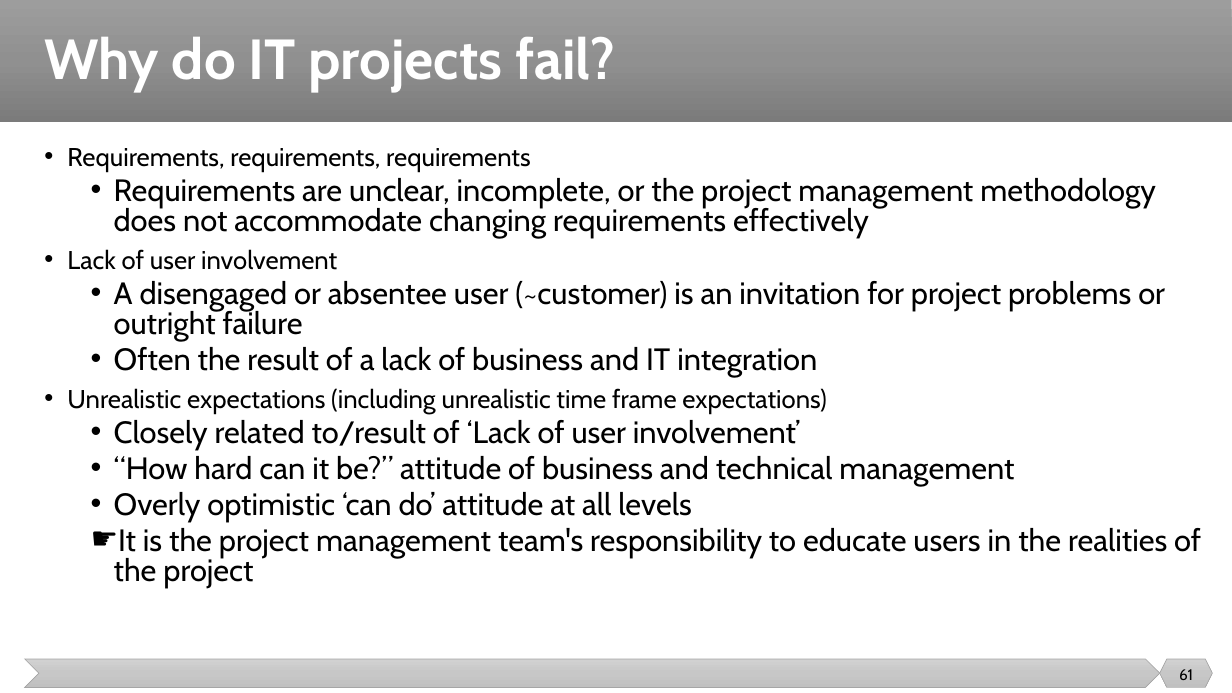
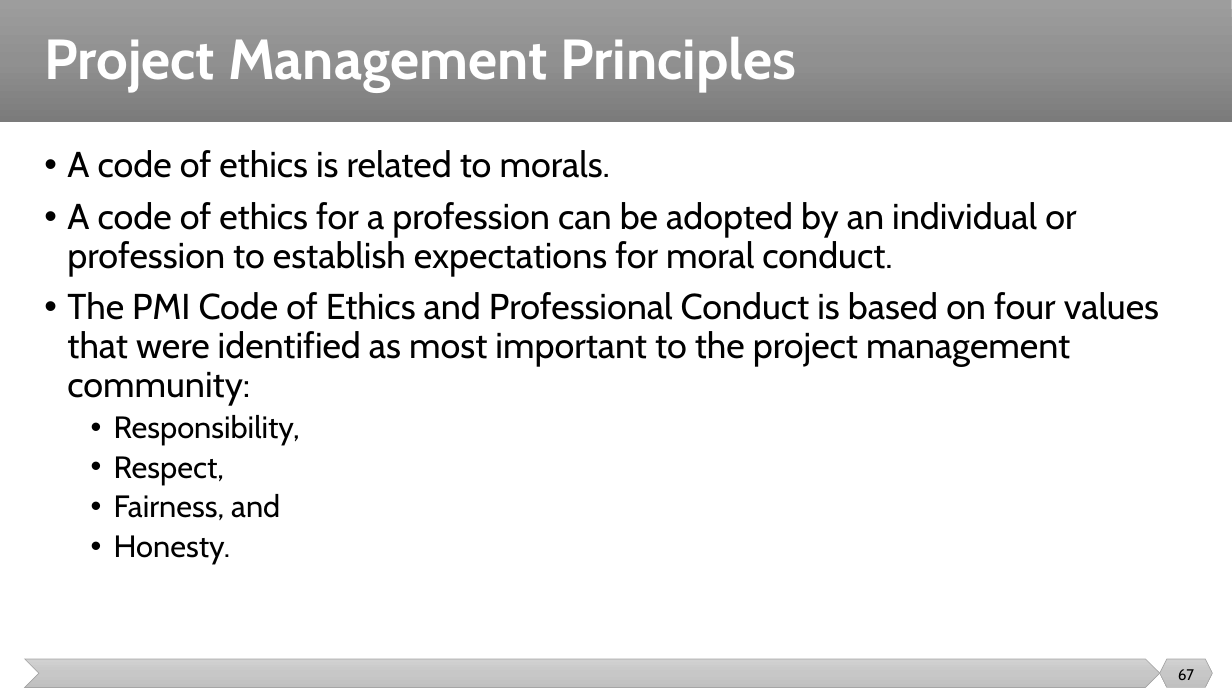
Before and after one commit to malenezi/malenezi, a slide deck: slide 67 of SE423/Lectures/1-Introduction/Introduction.pptx (slide 61 before the commit). Drawn at 1232x693 pixels with LibreOffice and Linux fonts; fonts in the diff are those of the drawing. Boxes give left, top, right and bottom in pixels: in the first picture for what was removed or moved away, otherwise in the second. Text is boxed around its words. In the diff, an @@ line names an element or a change of style, - is before the commit and + after.

```diff
--- a/SE423/Lectures/1-Introduction/Introduction.pptx
+++ b/SE423/Lectures/1-Introduction/Introduction.pptx
@@ title at [44, 37, 796, 92]: text changed @@
-Why do IT projects fail?
+Project Management Principles
@@ text at [67, 150, 1159, 564]: text changed; size 24 to 28 pt @@
-• Requirements, requirements, requirements
-  • Requirements are unclear, incomplete, or the project management methodology does not accommodate changing requirements effectively
-• Lack of user involvement
-  • A disengaged or absentee user (~customer) is an invitation for project problems or outright failure
-  • Often the result of a lack of business and IT integration
-• Unrealistic expectations (including unrealistic time frame expectations)
-  • Closely related to/result of ‘Lack of user involvement’
-  • “How hard can it be?” attitude of business and technical management
-  • Overly optimistic ‘can do’ attitude at all levels
-  ☛ It is the project management team's responsibility to educate users in the realities of the project
+• A code of ethics is related to morals.
+• A code of ethics for a profession can be adopted by an individual or profession to establish expectations for moral conduct.
+• The PMI Code of Ethics and Professional Conduct is based on four values that were identified as most important to the project management community:
+  • Responsibility,
+  • Respect,
+  • Fairness, and
+  • Honesty.
@@ page number at [1178, 669, 1194, 680]: text changed @@
-61
+67
```
Also in this commit, not shown: 30 other slides changed, 40 slides added, 68 slides removed, 5 other files.
